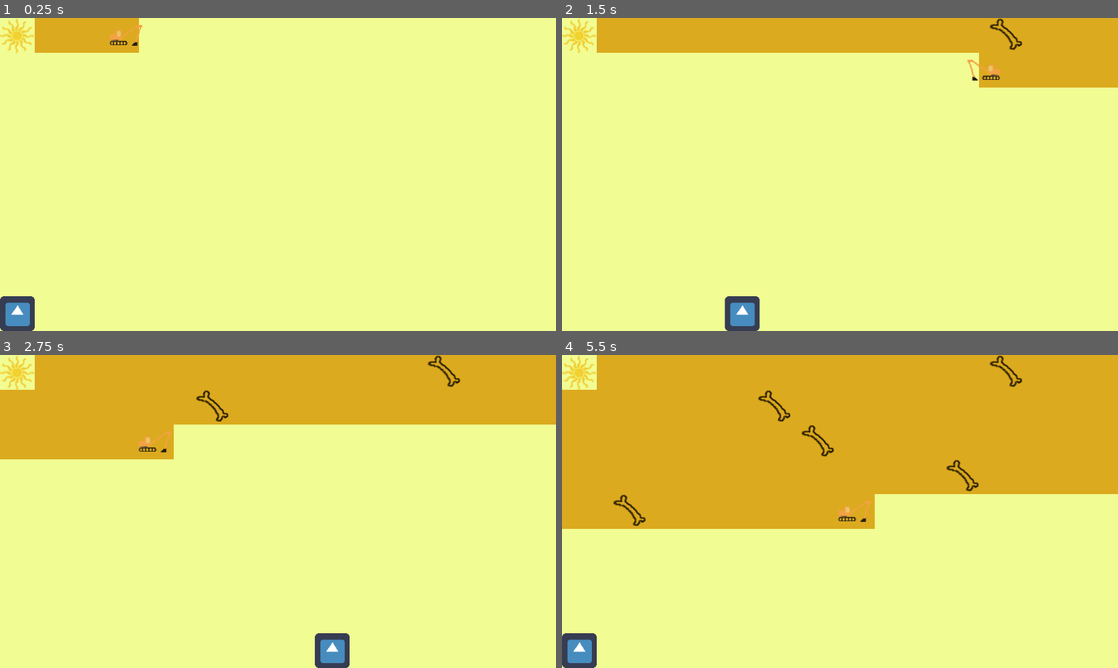
Above: before the commit, frames 1-4 (two rows, left to right).
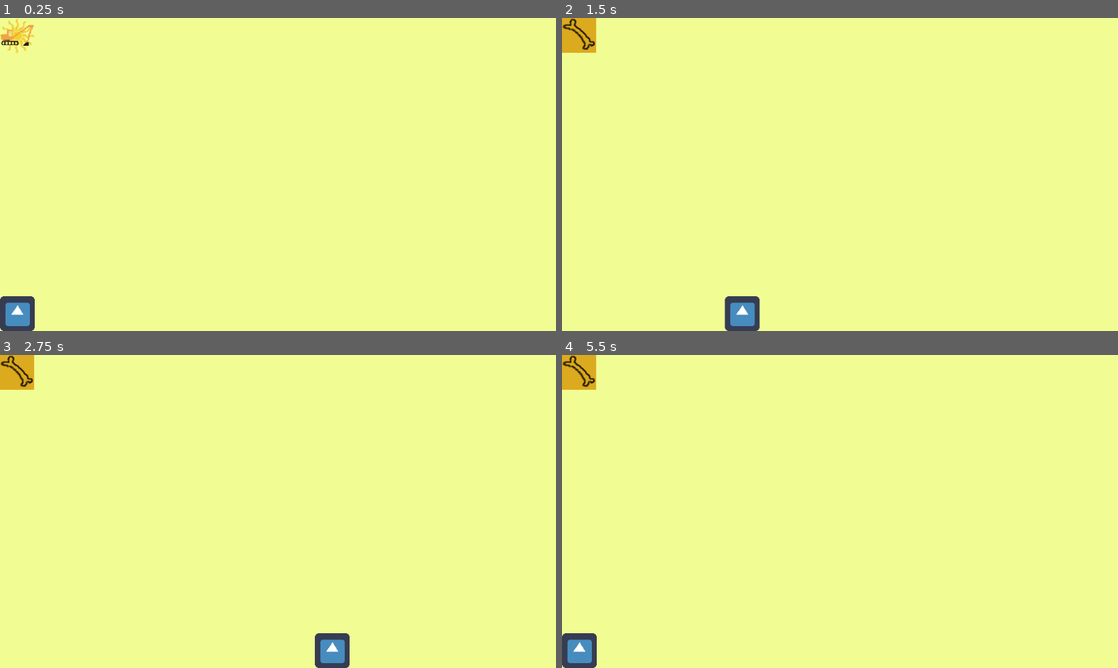
Above: after the commit, the same moments.

Repository: ImpeccableN/archeogame
Game: Godot game, scene res://Minigame1/Minigame1.tscn
Same seed, same stepped clock (60 frames per second), same inputs: the game is played once before the commit and once after it. The project has no main scene, so this scene is started directly. The engine's default icon, where the game draws it, is replaced by a stand-in: a white triangle on a blue panel in a dark square.
Inputs:
- Up to frame 1 (0.25 s): no input
- Up to frame 2 (1.5 s): hold D (move_right) 0.53-1.28 s; hold S (move_down) from 1.28 s (still down)
- Up to frame 3 (2.75 s): release S (move_down) at 2.03 s; hold D (move_right) from 2.03 s (still down)
- Up to frame 4 (5.5 s): release D (move_right) at 2.78 s; hold W (move_up) 2.78-3.53 s; hold A (move_left) 3.53-5.03 s; hold S (move_down) from 5.03 s (still down)

The runs differ from the first frame. In frame 1, 2.2% of the frame differs, in the area x 0-26%, y 0-12%; in frame 2, 14%; in frame 3, 26%; in frame 4, 51%, in the area x 0-100%, y 0-56%.

Commit message:
Minigame1: changed truck scene to kinematicbody2d

Diff:
--- a/HeuneburgGame/Minigame1/Truck.tscn
+++ b/HeuneburgGame/Minigame1/Truck.tscn
@@ -6,7 +6,7 @@
 [sub_resource type="RectangleShape2D" id=1]
 extents = Vector2( 30, 30 )
 
-[node name="Truck" type="Area2D" groups=["enemy"]]
+[node name="Truck" type="KinematicBody2D" groups=["enemy"]]
 script = ExtResource( 2 )
 
 [node name="Sprite" type="Sprite" parent="."]
